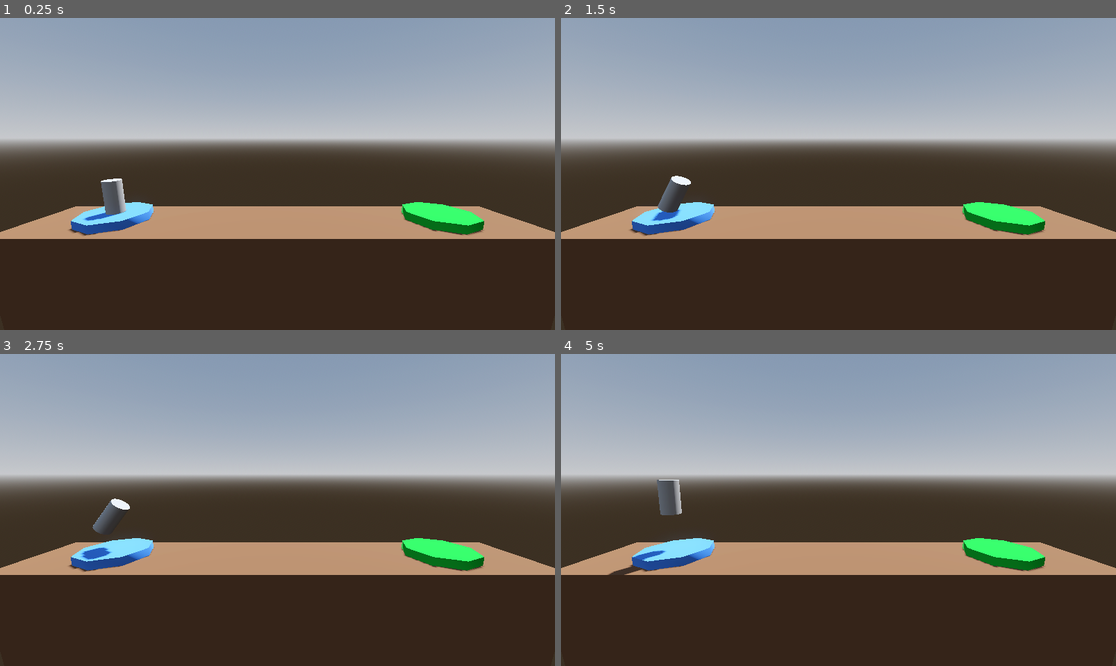
Above: before the commit, frames 1-4 (two rows, left to right).
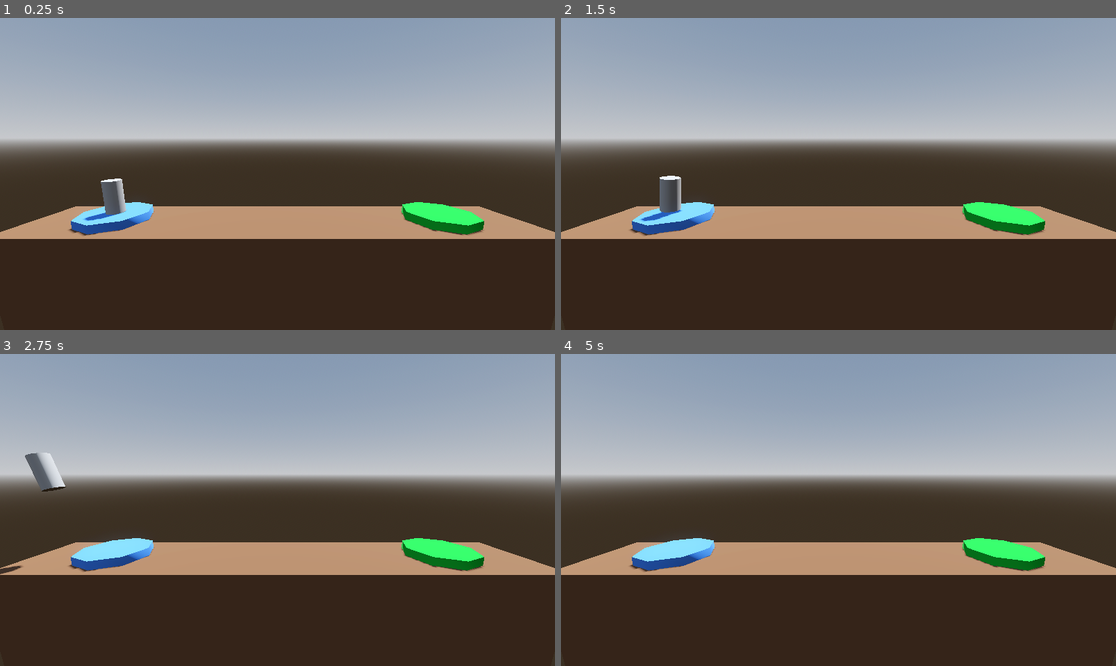
Above: after the commit, the same moments.

Repository: yrubner/ProjectBoost
Game: Godot game, scene res://Level/level.tscn
The game is run twice, just before and just after one commit, with the same random seed, the same clock (stepped at 60 frames per second) and the same inputs. The project has no main scene, so this scene is started directly.
Inputs:
- Up to frame 1 (0.25 s): no input
- Up to frame 2 (1.5 s): tap Enter (ui_accept) at 0.5, 1.35 s; hold Right (ui_right) 0.53-1.28 s; hold Enter (ui_accept) 0.53-1.28 s; hold Left (ui_left) from 1.28 s (still down)
- Up to frame 3 (2.75 s): tap Enter (ui_accept) at 1.52, 1.82 s; release Left (ui_left) at 2.03 s; hold Right (ui_right) from 2.03 s (still down); hold Enter (ui_accept) from 2.03 s (still down)
- Up to frame 4 (5 s): release Enter (ui_accept) at 2.78 s; tap Enter (ui_accept) at 2.85, 3.02, 3.32, 4.35, 4.52, 4.82 s; release Right (ui_right) at 3.53 s; hold Enter (ui_accept) 3.53-4.28 s; hold Left (ui_left) from 3.53 s (still down)

The runs differ from the first frame. In frame 1, less than 0.1% of the frame differs, in the area x 18-23%, y 51-54%; in frame 2, 0.4%; in frame 3, 0.9%, in the area x 0-24%, y 31-71%; in frame 4, 0.6%.

Commit message:
Finished Lesson 14: RigidBody3D and Physics

Diff:
--- a/player.gd
+++ b/player.gd
@@ -1,13 +1,13 @@
-extends Node3D
+extends RigidBody3D
 
 
 # Called every frame. 'delta' is the elapsed time since the previous frame.
 func _process(delta: float) -> void:
 	if Input.is_action_pressed("ui_accept"):
-		position.y +=  delta
+		apply_central_force(basis.y * delta * 2000.0)
 
 	if Input.is_action_pressed("ui_left"):
-		rotate_z(delta)
+		apply_torque(Vector3(0.0, 0.0, 100.0 * delta))
 
 	if Input.is_action_pressed("ui_right"):
-		rotate_z(-delta)
+		apply_torque(Vector3(0.0, 0.0, -(100.0 * delta)))
--- a/player.tscn
+++ b/player.tscn
@@ -1,11 +1,21 @@
-[gd_scene load_steps=3 format=3 uid="uid://dqrm7kv72kkc"]
+[gd_scene load_steps=4 format=3 uid="uid://dqrm7kv72kkc"]
 
 [ext_resource type="Script" path="res://player.gd" id="1_rri2d"]
 
 [sub_resource type="CylinderMesh" id="CylinderMesh_0cd77"]
 
-[node name="Player" type="Node3D"]
+[sub_resource type="CylinderShape3D" id="CylinderShape3D_a6j2r"]
+
+[node name="Player" type="RigidBody3D"]
+axis_lock_linear_z = true
+axis_lock_angular_x = true
+axis_lock_angular_y = true
+linear_damp = 1.0
+angular_damp = 3.0
 script = ExtResource("1_rri2d")
 
 [node name="MeshInstance3D" type="MeshInstance3D" parent="."]
 mesh = SubResource("CylinderMesh_0cd77")
+
+[node name="CollisionShape3D" type="CollisionShape3D" parent="."]
+shape = SubResource("CylinderShape3D_a6j2r")
Not shown, changed: README.md
